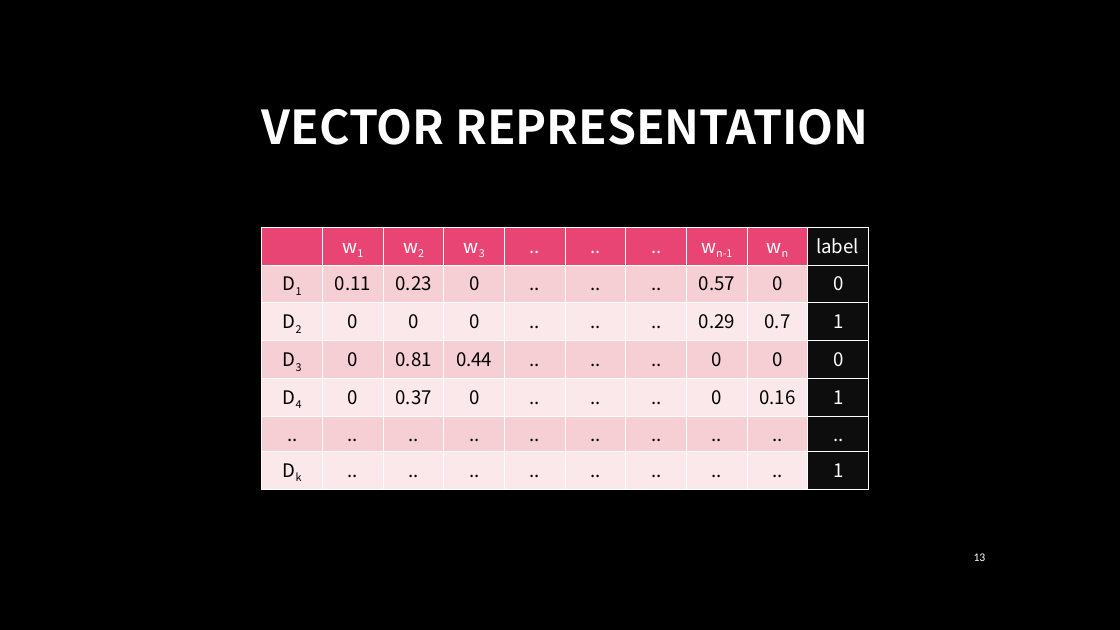
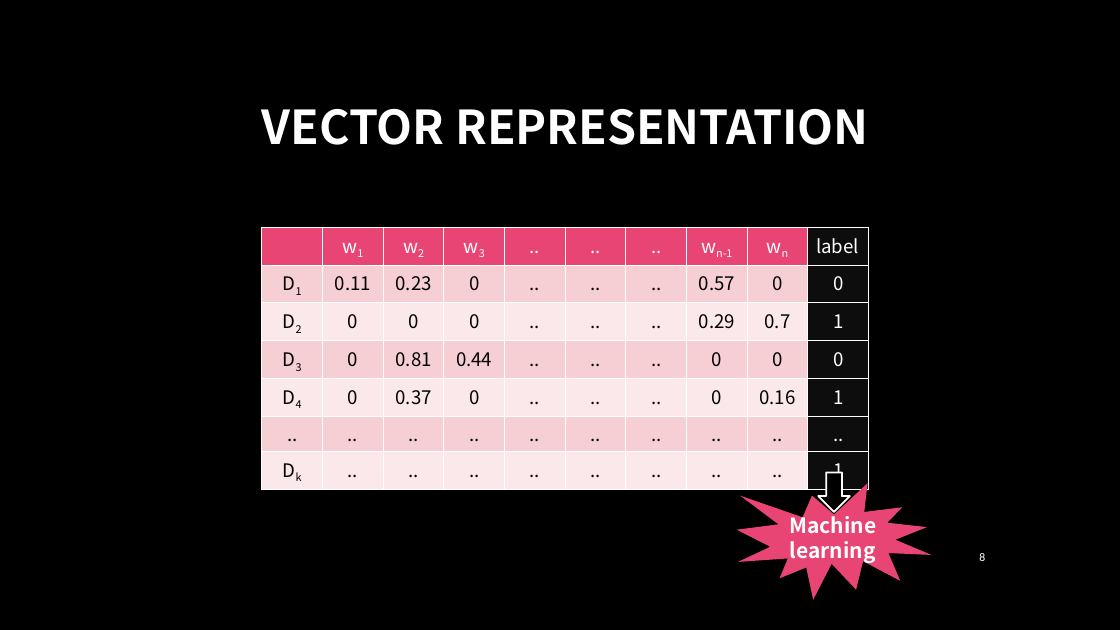
Before and after one commit to jiaweichang/biography, a slide deck: slide 8 of slides/Talks/Foundation of Natural Language Understanding.pptx (slide 13 before the commit). Drawn at 1120x630 pixels with LibreOffice and Linux fonts; fonts in the diff are those of the drawing; background and template pictures are left out. Boxes give left, top, right and bottom in pixels: in the first picture for what was removed or moved away, otherwise in the second. Text is boxed around its words. In the diff, an @@ line names an element or a change of style, - is before the commit and + after.

```diff
--- a/slides/Talks/Foundation of Natural Language Understanding.pptx
+++ b/slides/Talks/Foundation of Natural Language Understanding.pptx
@@ down arrow added at (818, 472, 850, 512), fill #000000, outline #FFFFFF 1.5 pt @@
@@ irregular seal added at (737, 483, 932, 600), fill #E84574, 18 pt, text #FFFFFF, bold @@
+Machine learning
@@ page number at (979, 553, 985, 561): text changed @@
-13
+8
```
Also in this commit, not shown: 6 slides added, 9 slides removed, 2 other files.
